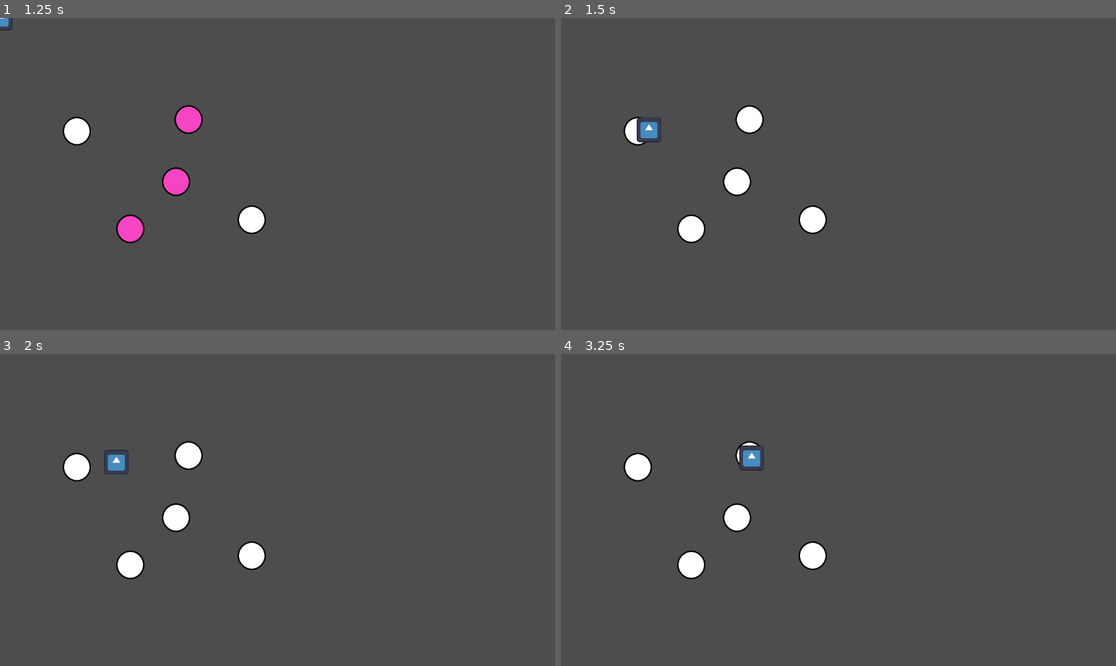
Above: before the commit, frames 1-4 (two rows, left to right).
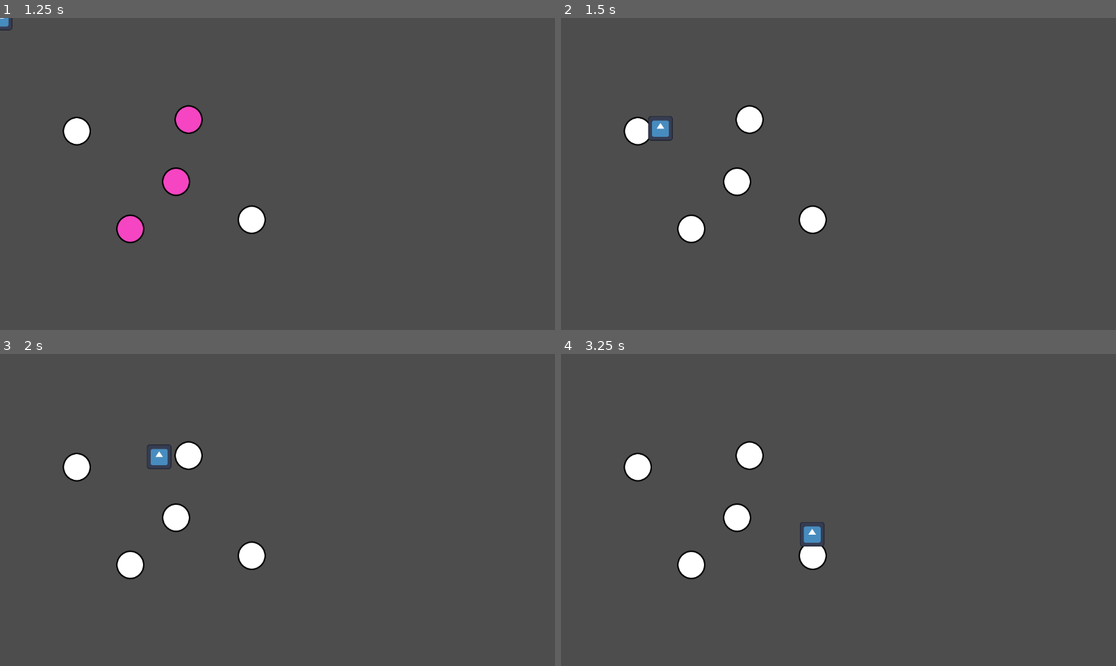
Above: after the commit, the same moments.

Repository: hfxbse/mparty
Game: Godot game, scene res://main/main.tscn
The game is run twice, just before and just after one commit, with the same random seed, the same clock (stepped at 60 frames per second) and the same inputs. The engine's default icon, where the game draws it, is replaced by a stand-in: a white triangle on a blue panel in a dark square.
Inputs (mouse positions are in pixels of both pictures, inside the frame that each line leads up to):
- Up to frame 1 (1.25 s): click "MOVE" at 0.5 s
- Up to frame 2 (1.5 s): click (749, 120) at 1.25 s
- Up to frame 3 (2 s): no input
- Up to frame 4 (3.25 s): no input

Frame 1 is identical in both runs. In frame 2, 0.4% of the frame differs, in the area x 13-21%, y 31-40%; in frame 3, 0.4%; in frame 4, 0.6%, in the area x 32-48%, y 29-62%.

Commit message:
constant player speed
player speed no longer depends on the length of the path. It can be set as
a parameter for each induviudal path in the editor.

Diff:
--- a/map/map.tscn
+++ b/map/map.tscn
@@ -1,7 +1,7 @@
 [gd_scene load_steps=11 format=3 uid="uid://bcs3nvv2okhry"]
 
 [ext_resource type="Script" path="res://map/map.gd" id="1_4s7g8"]
-[ext_resource type="PackedScene" uid="uid://v1lhq5i31xjj" path="res://map/fields/field.tscn" id="2_n4m0x"]
+[ext_resource type="PackedScene" uid="uid://v1lhq5i31xjj" path="res://map/field/field.tscn" id="2_n4m0x"]
 [ext_resource type="PackedScene" uid="uid://bt0fygqn3yfuv" path="res://map/path/path.tscn" id="3_2pmp2"]
 
 [sub_resource type="Curve2D" id="Curve2D_h1pqj"]
--- a/map/path/path.gd
+++ b/map/path/path.gd
@@ -6,6 +6,7 @@
 const target_not_set = "Path target not set."
 const curve_not_created = "Path curve not set."
 
+@export var player_speed: float = 100
 
 var target: Field
 @export var target_field: NodePath:
@@ -53,7 +54,7 @@
 
 	if !follow.remote.update_position: return
 
-	follow.progress_ratio +=  delta * 0.5
+	follow.progress_ratio +=  delta * 2.5 * player_speed / curve.get_baked_length()
 
 	if follow.progress_ratio >= 0.95:
 		follow.progress_ratio = 1;
